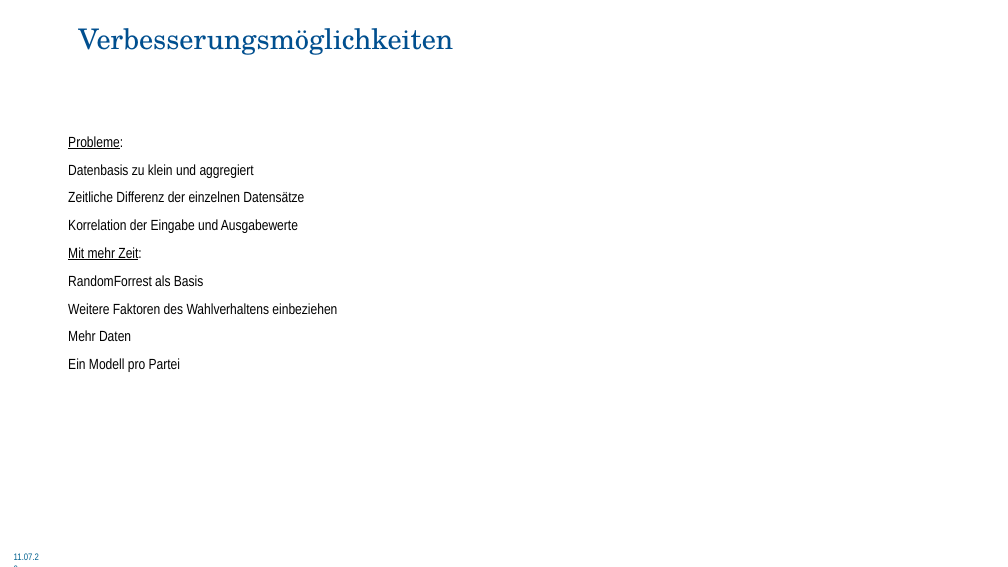
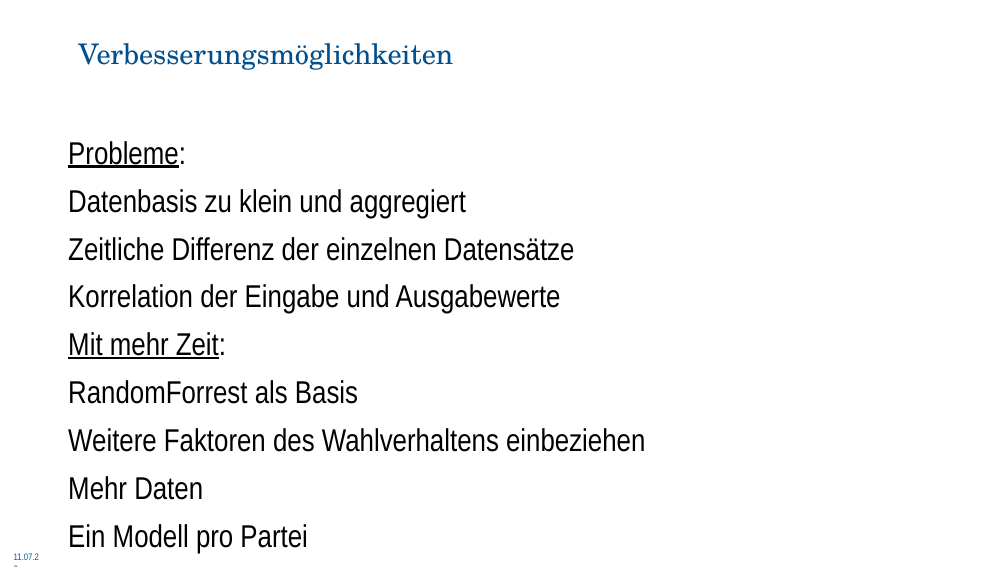
Before and after one commit to 5yntek/DataScienceProject, a slide deck: slide 9 of libreoffice/DataScienceMerge.odp. Drawn at 1008x567 pixels with LibreOffice and Linux fonts; fonts in the diff are those of the drawing; background and template pictures are left out. Boxes give left, top, right and bottom in pixels: in the first picture for what was removed or moved away, otherwise in the second. Text is boxed around its words. In the diff, an @@ line names an element or a change of style, - is before the commit and + after.

```diff
--- a/libreoffice/DataScienceMerge.odp
+++ b/libreoffice/DataScienceMerge.odp
@@ title "Verbesserungsmöglichkeiten": place and size @@
-title "Verbesserungsmöglichkeiten" at box(78, 28, 453, 55)
+title "Verbesserungsmöglichkeiten" at box(78, 43, 453, 70)
@@ text "Probleme:" at box(68, 141, 645, 554): size 28 to 60 pt @@
```
Also in this commit, not shown: 6 other slides changed.
